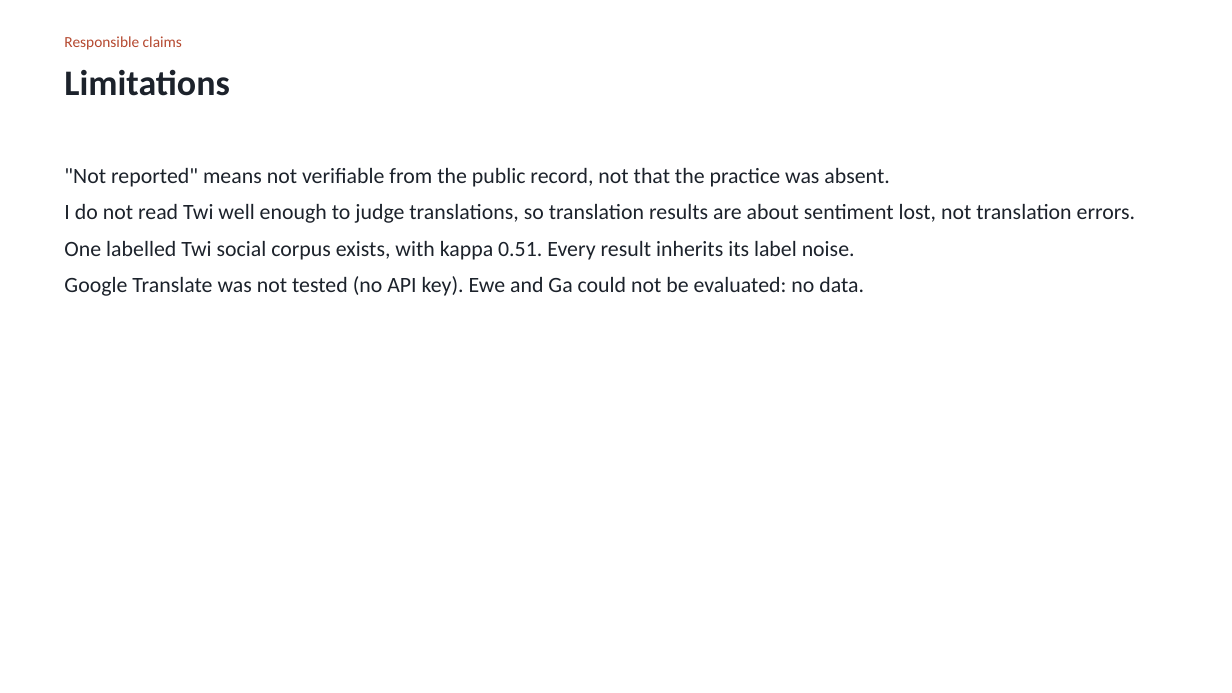
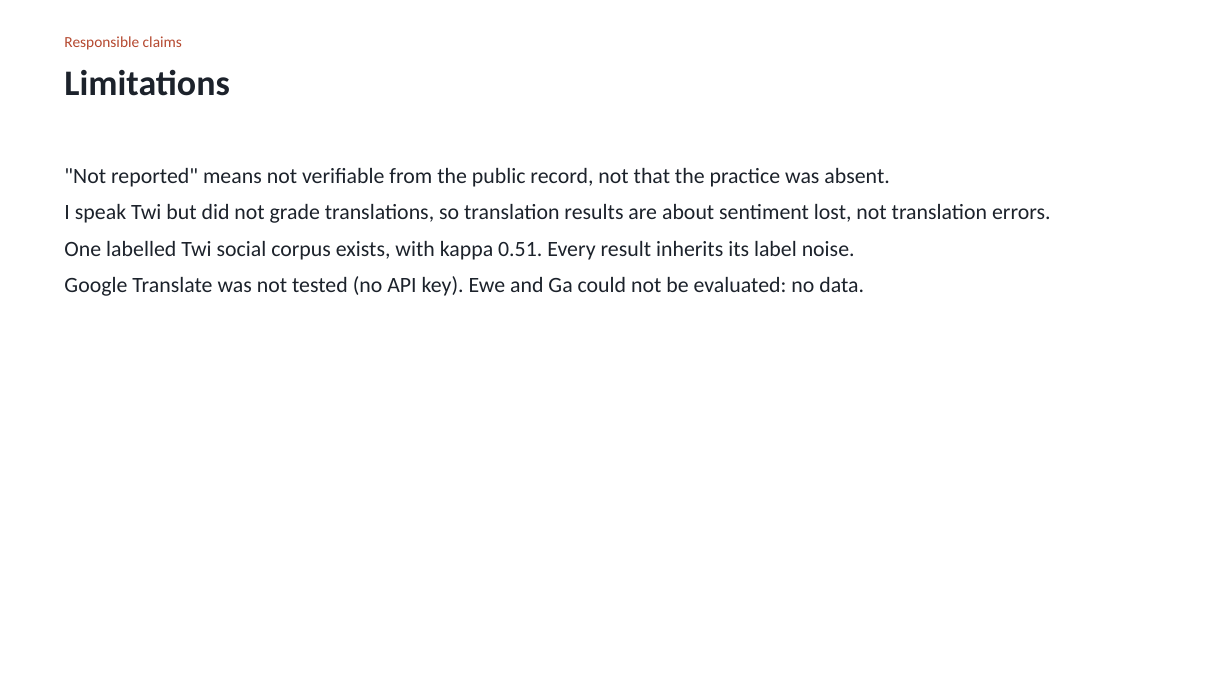
Before and after one commit to osamabinIaggin/dcit316-final-project, a slide deck: slide 11 of FINAL_PROJECT_22128981_GideonElormGlago_slides.pptx. Drawn at 1232x693 pixels with LibreOffice and Linux fonts; fonts in the diff are those of the drawing. Boxes give left, top, right and bottom in pixels: in the first picture for what was removed or moved away, otherwise in the second. Text is boxed around its words. In the diff, an @@ line names an element or a change of style, - is before the commit and + after.

Commit message:
Rewrite documentation in the format of earlier assignments and align Twi wording
Rebuilds the data card, model card, ethics statement, failure log and
AI-use disclosure, states Twi fluency consistently with IA6, and rebuilds
the manuscript PDF and slides.

```diff
--- a/FINAL_PROJECT_22128981_GideonElormGlago_slides.pptx
+++ b/FINAL_PROJECT_22128981_GideonElormGlago_slides.pptx
@@ text at [64, 204, 1051, 223]: text changed @@
-I do not read Twi well enough to judge translations, so translation results are about sentiment lost, not translation errors.
+I speak Twi but did not grade translations, so translation results are about sentiment lost, not translation errors.
```
Also in this commit, not shown: 10 other files.
